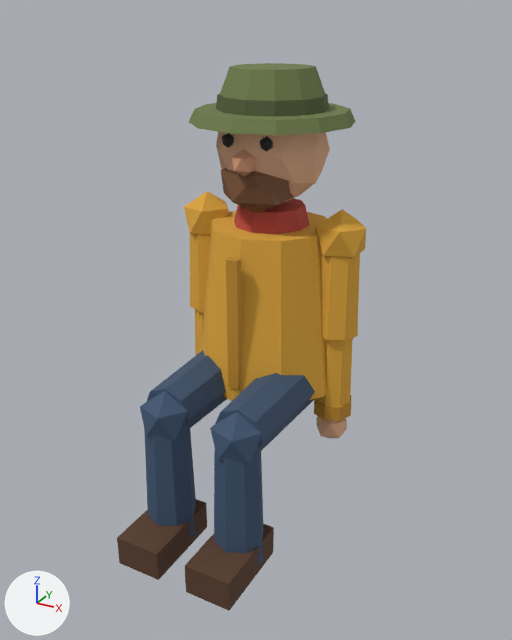
Before and after pictures for a commit that changed the glTF model assets/props/fisher.glb.
The view is the same before and after, from a 50 mm lens placed at (0.809, -1.531, 0.968), pointed at (0.022, -0.101, 0.253). Every picture has the same lights, and +X, +Y and +Z are marked at lower left. The older version comes first. Where no turn or scale is listed for an object, it has been applied to the vertices. Vertices at exactly the same position are counted once.

The first picture shows 'fisher', 'fisher_arm_l', 'fisher_arm_r', 'fisher_forearm_l', 'fisher_head', 'fisher_torso' and 1 more.
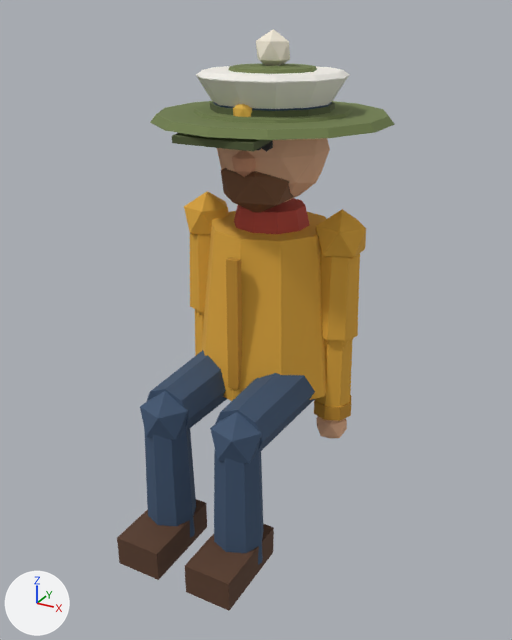
Changed parts and their boxes [x1, y1, x2, y2] in the pictures (512 x 640 px):
'skin_hat_captain', added
    after: [196, 66, 350, 151]
'skin_hat_straw', added (green)
    after: [150, 101, 395, 140]
'skin_hat_beanie', added
    after: [210, 29, 335, 117]
'skin_hat_bob', added (green)
    after: [193, 63, 351, 123]
'skin_hat_cap', added (green)
    after: [172, 133, 272, 151]
part 1 of me_fisher_head, deleted (green)
    before: [189, 103, 356, 135]
part 2 of me_fisher_head, deleted (green)
    before: [216, 94, 329, 117]
part 3 of me_fisher_head, deleted (green)
    before: [220, 63, 325, 101]

Diff of the bpy script that builds the scene:
```diff
--- a/assets/props/fisher.glb.py
+++ b/assets/props/fisher.glb.py
@@ me_fisher_head @@
 # used by ob_fisher_head; location = (0.0, 0.02, 0.52)
-me_fisher_head.from_pydata(...)  # 162 vertices, 292 faces; spans x -0.2..0.2, y -0.2..0.2, z -0.009..0.325
+me_fisher_head.from_pydata(...)  # 90 vertices, 160 faces; spans x -0.133..0.133, y -0.164..0.14, z -0.009..0.28
+# me_fisher_head part 1: the loose piece of 24 vertices spanning x -0.2..0.2, y -0.2..0.2, z 0.2..0.23 is deleted
+# me_fisher_head part 2: the loose piece of 24 vertices spanning x -0.135..0.135, y -0.135..0.135, z 0.228..0.263 is deleted
+# me_fisher_head part 3: the loose piece of 24 vertices spanning x -0.128..0.128, y -0.128..0.128, z 0.255..0.325 is deleted
 me_fisher_head.materials.append(mat_palette)
@@ me_skin_hat_straw @@
+me_skin_hat_straw.from_pydata(...)  # a 14-sided cut cone along z (radius 0.29 at the low end, 0.275 at the high end) spanning x -0.283..0.283, y -0.29..0.29, z 0.205..0.223; a 12-sided cut cone along z (radius 0.137 at the low end, 0.133 at the high end) spanning x -0.137..0.137, y -0.137..0.137, z 0.223..0.257; a 12-sided cut cone along z (radius 0.132 at the low end, 0.112 at the high end) spanning x -0.132..0.132, y -0.132..0.132, z 0.256..0.312
+me_skin_hat_straw.materials.append(mat_palette)
@@ me_skin_hat_captain @@
+me_skin_hat_captain.from_pydata(...)  # 92 vertices, 164 faces; spans x -0.18..0.18, y -0.245..0.18, z 0.178..0.317
+me_skin_hat_captain.materials.append(mat_palette)
@@ me_skin_hat_cap @@
+me_skin_hat_cap.from_pydata(...)  # 68 vertices, 120 faces; spans x -0.142..0.142, y -0.275..0.142, z 0.182..0.32
+me_skin_hat_cap.materials.append(mat_palette)
@@ me_skin_hat_bob @@
+me_skin_hat_bob.from_pydata(...)  # a 12-sided cut cone along z (radius 0.2 at the low end, 0.185 at the high end) spanning x -0.2..0.2, y -0.2..0.2, z 0.2..0.23; a 12-sided cut cone along z (radius 0.135 at the low end, 0.13 at the high end) spanning x -0.135..0.135, y -0.135..0.135, z 0.228..0.263; a 12-sided cut cone along z (radius 0.128 at the low end, 0.1 at the high end) spanning x -0.128..0.128, y -0.128..0.128, z 0.255..0.325
+me_skin_hat_bob.materials.append(mat_palette)
@@ me_skin_hat_beanie @@
+me_skin_hat_beanie.from_pydata(...)  # 84 vertices, 152 faces; spans x -0.15..0.15, y -0.15..0.15, z 0.193..0.405
+me_skin_hat_beanie.materials.append(mat_palette)
@@ ob_skin_hat_straw @@
+ob_skin_hat_straw = bpy.data.objects.new('skin_hat_straw', me_skin_hat_straw)
+ob_skin_hat_straw.location = (0.0, 0.02, 0.52)
@@ ob_skin_hat_captain @@
+ob_skin_hat_captain = bpy.data.objects.new('skin_hat_captain', me_skin_hat_captain)
+ob_skin_hat_captain.location = (0.0, 0.02, 0.52)
@@ ob_skin_hat_cap @@
+ob_skin_hat_cap = bpy.data.objects.new('skin_hat_cap', me_skin_hat_cap)
+ob_skin_hat_cap.location = (0.0, 0.02, 0.52)
@@ ob_skin_hat_bob @@
+ob_skin_hat_bob = bpy.data.objects.new('skin_hat_bob', me_skin_hat_bob)
+ob_skin_hat_bob.location = (0.0, 0.02, 0.52)
@@ ob_skin_hat_beanie @@
+ob_skin_hat_beanie = bpy.data.objects.new('skin_hat_beanie', me_skin_hat_beanie)
+ob_skin_hat_beanie.location = (0.0, 0.02, 0.52)
```
